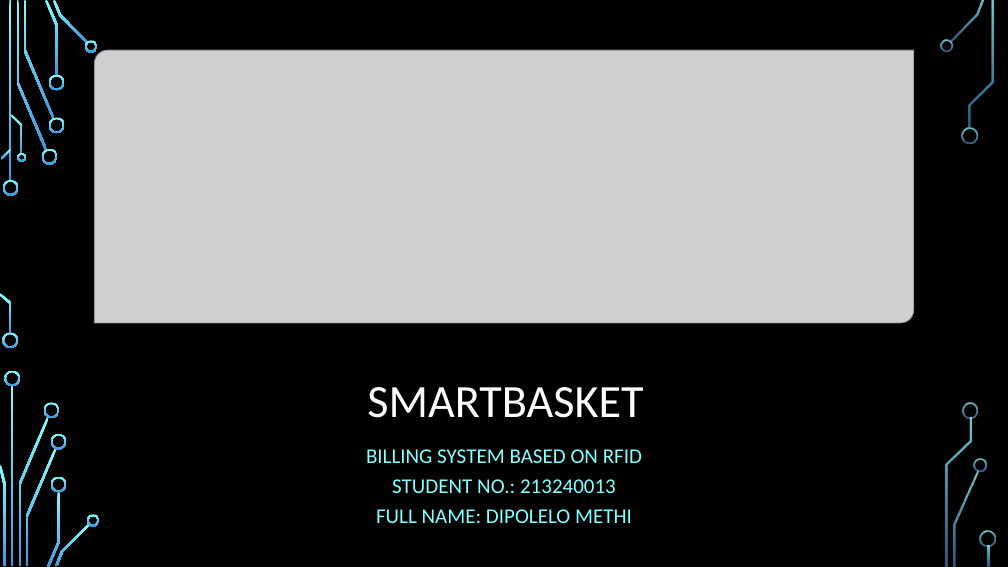
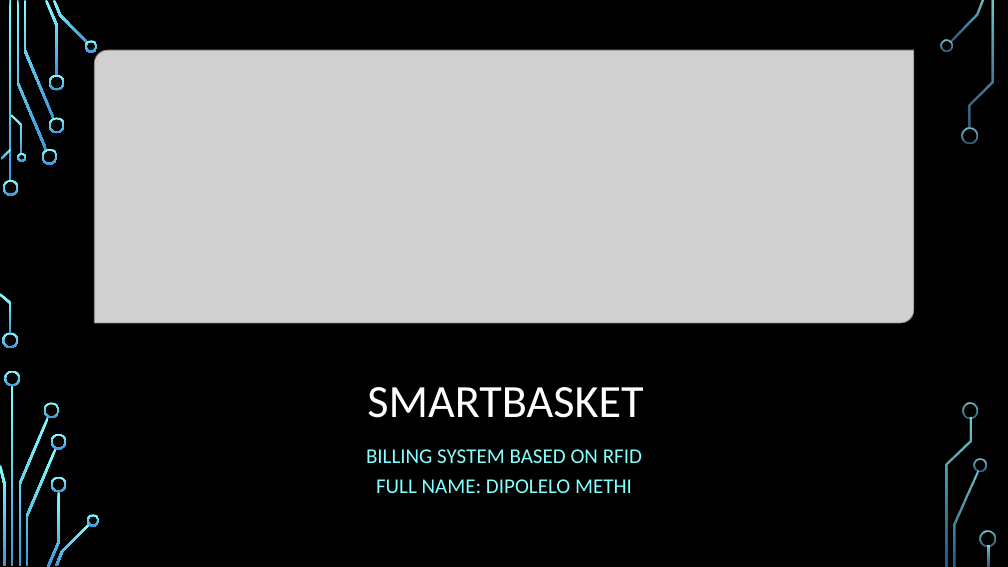
Before and after one commit to DipsMethi/smartbasket-desktop, a slide deck: slide 1 of README slides.pptx. Drawn at 1008x567 pixels with LibreOffice and Linux fonts; fonts in the diff are those of the drawing; grey boxes stand for pictures; background and template pictures are left out. Boxes give left, top, right and bottom in pixels: in the first picture for what was removed or moved away, otherwise in the second. Text is boxed around its words. In the diff, an @@ line names an element or a change of style, - is before the commit and + after.

```diff
--- a/README slides.pptx
+++ b/README slides.pptx
@@ subtitle at (366,449,642,493): text changed @@
-BILLING SYSTEM BASED ON RFID
-STUDENT NO.: 213240013
-FULL NAME: DIPOLELO METHI
+BILLING SYSTEM BASED ON RFID
+FULL NAME: DIPOLELO METHI
```
